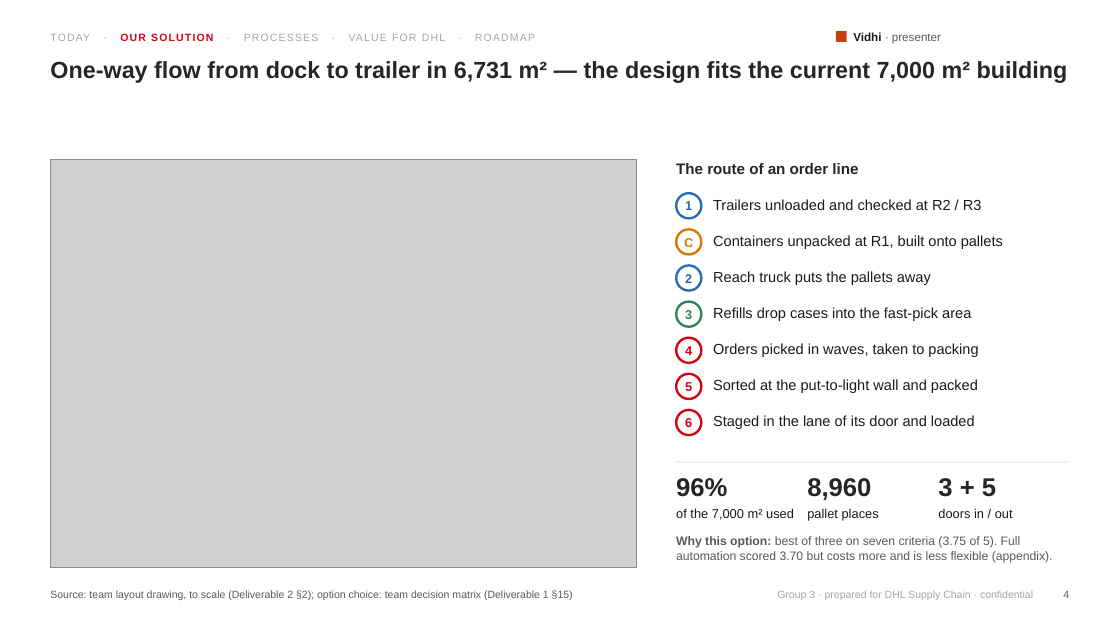
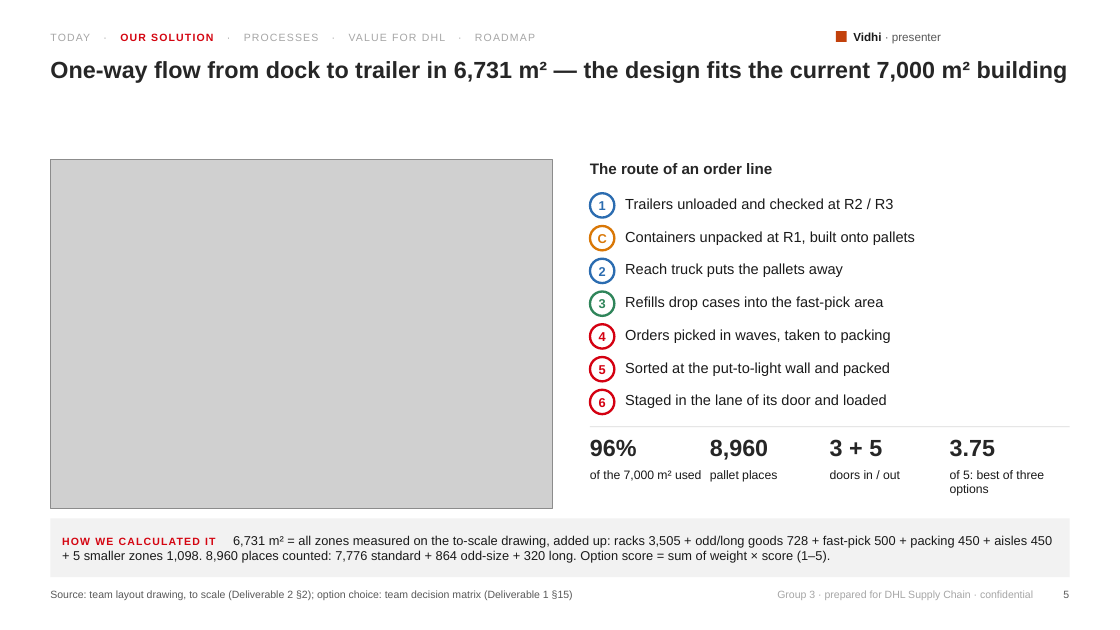
Before and after one commit to glebpankov2005-coder/Operations-Management-, a slide deck: slide 5 of deliverables/Presentation_Group3_Project_OTM.pptx (slide 4 before the commit). Drawn at 1120x630 pixels with LibreOffice and Linux fonts; fonts in the diff are those of the drawing; grey boxes stand for pictures. Boxes give left, top, right and bottom in pixels: in the first picture for what was removed or moved away, otherwise in the second. Text is boxed around its words. In the diff, an @@ line names an element or a change of style, - is before the commit and + after.

```diff
--- a/deliverables/Presentation_Group3_Project_OTM.pptx
+++ b/deliverables/Presentation_Group3_Project_OTM.pptx
@@ picture: place and size @@
-picture at <box>50,160,637,567</box>
+picture at <box>50,160,552,508</box>
@@ text "The route of an order ...": place and size @@
-text "The route of an order ..." at <box>676,163,858,174</box>
+text "The route of an order ..." at <box>590,163,772,174</box>
@@ ellipse "1": place and size @@
-ellipse "1" at <box>676,193,702,218</box>
+ellipse "1" at <box>590,193,614,218</box>
@@ text "Trailers unloaded and checked at ...": place and size @@
-text "Trailers unloaded and checked at ..." at <box>713,199,982,210</box>
+text "Trailers unloaded and checked at ..." at <box>625,198,894,209</box>
@@ ellipse "C": place and size @@
-ellipse "C" at <box>676,229,702,255</box>
+ellipse "C" at <box>590,226,614,250</box>
@@ text "Containers unpacked at R1, built ...": place and size @@
-text "Containers unpacked at R1, built ..." at <box>713,235,1003,249</box>
+text "Containers unpacked at R1, built ..." at <box>625,231,915,245</box>
@@ ellipse "2": place and size @@
-ellipse "2" at <box>676,266,702,291</box>
+ellipse "2" at <box>590,259,614,283</box>
@@ text "Reach truck puts the pallets ...": place and size @@
-text "Reach truck puts the pallets ..." at <box>713,271,931,285</box>
+text "Reach truck puts the pallets ..." at <box>625,263,843,277</box>
@@ ellipse "3": place and size @@
-ellipse "3" at <box>676,302,702,327</box>
+ellipse "3" at <box>590,292,614,316</box>
@@ text "Refills drop cases into the ...": place and size @@
-text "Refills drop cases into the ..." at <box>713,307,971,321</box>
+text "Refills drop cases into the ..." at <box>625,296,883,310</box>
@@ ellipse "4": place and size @@
-ellipse "4" at <box>676,338,702,363</box>
+ellipse "4" at <box>590,324,614,349</box>
@@ text "Orders picked in waves, taken ...": place and size @@
-text "Orders picked in waves, taken ..." at <box>713,343,978,357</box>
+text "Orders picked in waves, taken ..." at <box>625,329,891,343</box>
@@ ellipse "5": place and size @@
-ellipse "5" at <box>676,374,702,399</box>
+ellipse "5" at <box>590,357,614,381</box>
@@ text "Sorted at the put-to-light wall ...": place and size @@
-text "Sorted at the put-to-light wall ..." at <box>713,379,978,393</box>
+text "Sorted at the put-to-light wall ..." at <box>625,362,890,376</box>
@@ ellipse "6": place and size @@
-ellipse "6" at <box>676,410,702,435</box>
+ellipse "6" at <box>590,390,614,414</box>
@@ text "Staged in the lane of ...": place and size @@
-text "Staged in the lane of ..." at <box>713,415,975,429</box>
+text "Staged in the lane of ..." at <box>625,394,887,408</box>
@@ text "96%": place and size @@
-text "96%" at <box>676,478,727,497</box>
+text "96%" at <box>590,439,637,457</box>
@@ line moved from (676, 462) - (1070, 462) to (590, 427) - (1070, 427) @@
@@ text "8,960": place and size @@
-text "8,960" at <box>807,478,871,500</box>
+text "8,960" at <box>710,439,768,460</box>
@@ size 22 to 20 pt in 3 elements at <box>590,439,637,457</box>, <box>710,439,768,460</box>, <box>830,439,882,457</box> @@
@@ text "3 + 5": place and size @@
-text "3 + 5" at <box>938,478,996,497</box>
+text "3 + 5" at <box>830,439,882,457</box>
@@ text at <box>950,439,995,457</box>: text changed; size 10.5 to 20 pt; text colour #595959 to #262626; bold on @@
-Why this option: best of three on seven criteria (3.75 of 5). Full automation scored 3.70 but costs more and is less flexible (appendix).
+3.75
@@ text "of the 7,000 m² used": place and size @@
-text "of the 7,000 m² used" at <box>676,508,794,520</box>
+text "of the 7,000 m² used" at <box>590,470,701,481</box>
@@ text "pallet places": place and size @@
-text "pallet places" at <box>807,508,879,521</box>
+text "pallet places" at <box>710,470,777,482</box>
@@ size 11 to 10.5 pt in 3 elements at <box>590,470,701,481</box>, <box>710,470,777,482</box>, <box>830,470,900,479</box> @@
@@ text "doors in / out": place and size @@
-text "doors in / out" at <box>938,508,1013,518</box>
+text "doors in / out" at <box>830,470,900,479</box>
@@ text added at <box>950,470,1044,496</box>, 10.5 pt, text #1A1A1A @@
+of 5: best of three options
@@ rectangle added at <box>50,518,1070,577</box>, fill #F2F2F2, 11 pt, text #1A1A1A @@
+HOW WE CALCULATED IT 6,731 m² = all zones measured on the to-scale drawing, added up: racks 3,505 + odd/long goods 728 + fast-pick 500 + packing 450 + aisles 450 + 5 smaller zones 1,098. 8,960 places counted: 7,776 standard + 864 odd-size + 320 long. Option score = sum of weight × score (1–5).
@@ page number at <box>1063,591,1069,598</box>: text changed @@
-4
+5
```
Also in this commit, not shown: 12 other slides changed, 7 slides added, 4 other files.
